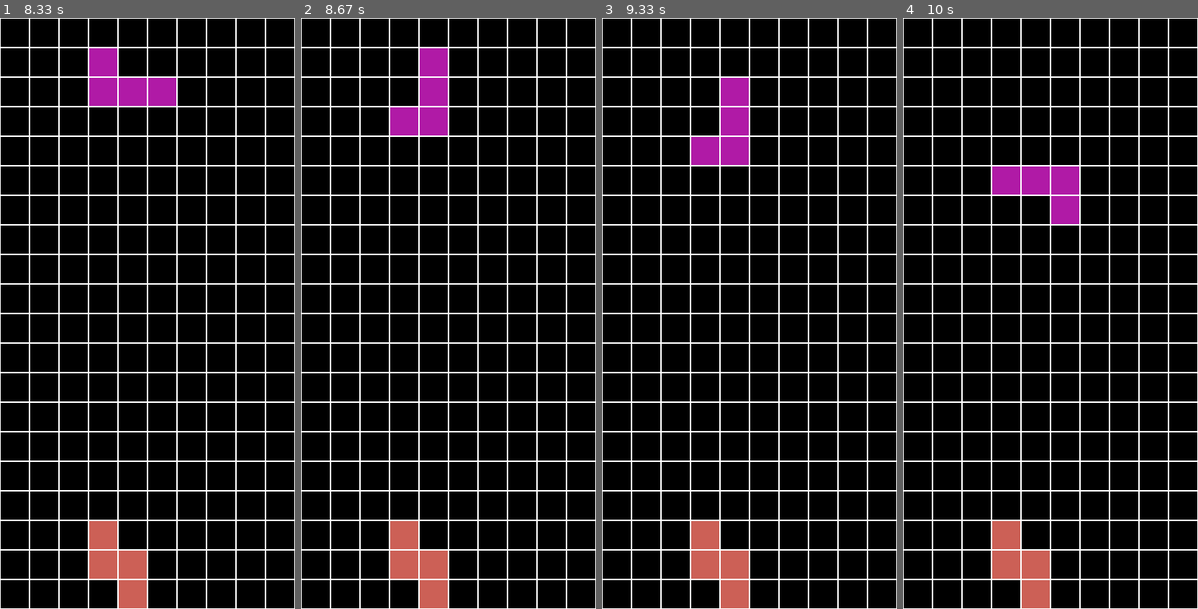
Above: before the commit, frames 1-4 (left to right).
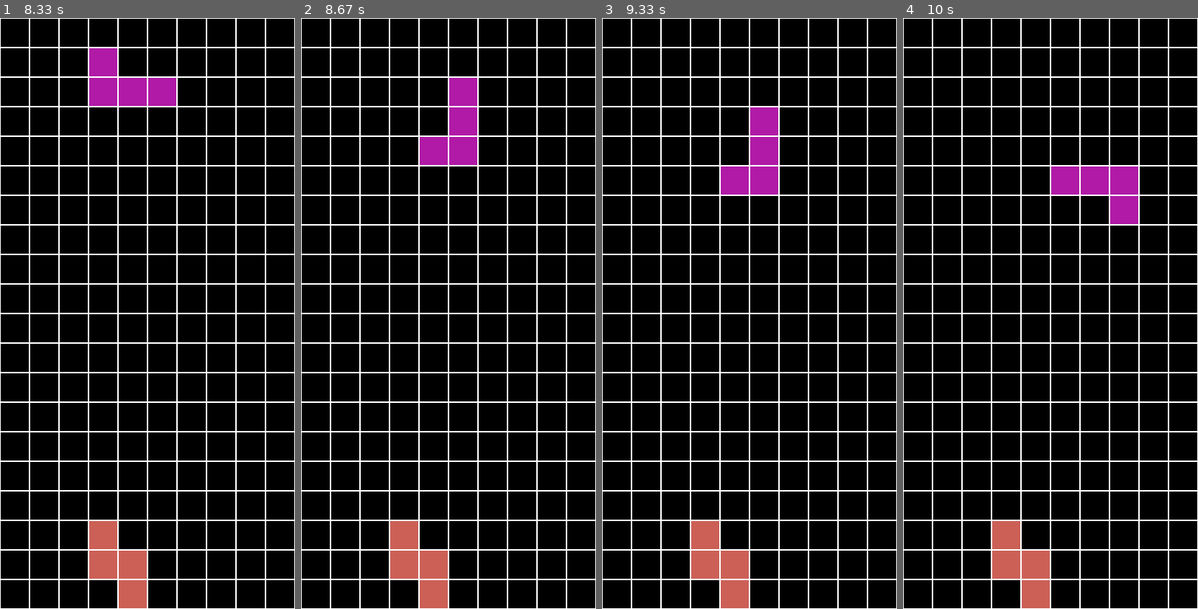
Above: after the commit, the same moments.

Repository: ozgurkumas/tetris-with-pygame
Game: pygame game, started from tetris.py
Two runs of this game, one before a commit and one after it. Both use one fixed random seed, a clock stepped at 60 frames per second and the inputs below.
Inputs:
- Up to frame 1 (8.33 s): tap Space at 0.33, 0.73, 1.23, 1.87, 2.67, 3.67, 4.77, 5.92, 7.08, 8.27 s; hold Right 0.67-1.13 s; hold Right 1.17-1.77 s; hold Left 1.8-2.57 s; hold Down 2.6-3.57 s; hold Left 3.6-4.67 s; hold Right 4.7-5.82 s; hold Down 5.85-6.98 s; hold Left 7.02-8.17 s; hold Right from 8.2 s (still down)
- Up to frame 2 (8.67 s): keep holding Right
- Up to frame 3 (9.33 s): keep holding Right
- Up to frame 4 (10 s): release Right at 9.35 s; hold Right from 9.38 s (still down); tap Space at 9.45 s

Frame 1 is identical in both runs. In frame 2, 3.6% of the frame differs, in the area x 30-60%, y 5-25%; in frame 3, 3.6%; in frame 4, 2.7%.

Commit message:
choosing rotation point for each figure

Diff:
--- a/tetris.py
+++ b/tetris.py
@@ -59,6 +59,8 @@
         self.isActive = True
         self.color_list = [(0, 0, 255), (204, 96, 86), (208, 230, 101), (176, 26, 166), (40, 155, 184)]
         self.color = random.choice(self.color_list)
+    def getId(self):
+        return 1
 
 class Figure2(Figure): #j block
     def __init__(self):
@@ -67,6 +69,8 @@
         self.isActive = True
         self.color_list = [(0, 0, 255), (204, 96, 86), (208, 230, 101), (176, 26, 166), (40, 155, 184)]
         self.color = random.choice(self.color_list)
+    def getId(self):
+        return 2
 
 class Figure3(Figure): #L block
     def __init__(self):
@@ -75,6 +79,8 @@
         self.isActive = True
         self.color_list = [(0, 0, 255), (204, 96, 86), (208, 230, 101), (176, 26, 166), (40, 155, 184)]
         self.color = random.choice(self.color_list)
+    def getId(self):
+        return 3
 
 class Figure4(Figure): #o block
     def __init__(self):
@@ -83,6 +89,8 @@
         self.isActive = True
         self.color_list = [(0, 0, 255), (204, 96, 86), (208, 230, 101), (176, 26, 166), (40, 155, 184)]
         self.color = random.choice(self.color_list)
+    def getId(self):
+        return 4
 
 class Figure5(Figure): #s block
     def __init__(self):
@@ -91,6 +99,8 @@
         self.isActive = True
         self.color_list = [(0, 0, 255), (204, 96, 86), (208, 230, 101), (176, 26, 166), (40, 155, 184)]
         self.color = random.choice(self.color_list)
+    def getId(self):
+        return 5
 
 class Figure6(Figure): #t block
     def __init__(self):
@@ -99,6 +109,8 @@
         self.isActive = True
         self.color_list = [(0, 0, 255), (204, 96, 86), (208, 230, 101), (176, 26, 166), (40, 155, 184)]
         self.color = random.choice(self.color_list)
+    def getId(self):
+        return 6
 
 class Figure7(Figure): #z block
     def __init__(self):
@@ -107,6 +119,8 @@
         self.isActive = True
         self.color_list = [(0, 0, 255), (204, 96, 86), (208, 230, 101), (176, 26, 166), (40, 155, 184)]
         self.color = random.choice(self.color_list)
+    def getId(self):
+        return 7
 
 
 def rotPerm(main_obj, others): #permission for rotating
@@ -200,29 +214,44 @@
                         if maxList(0, fig.gridList) < screen_width-grid_scale and perm(fig, others_list, 1)==True:
                             for i in range(len(fig.gridList)):
                                 fig.gridList[i][0] += grid_scale
-                            fig.rootPos = [fig.gridList[1][0], fig.gridList[1][1]]
+                            if fig.getId() == 2 or fig.getId() == 3:
+                                fig.rootPos = [fig.gridList[2][0], fig.gridList[2][1]]
+                            else:
+                                fig.rootPos = [fig.gridList[1][0], fig.gridList[1][1]]
                     elif event.key == pygame.K_LEFT:
                         if minList(0, fig.gridList) > 0 and perm(fig, others_list, 2)==True:
                             for i in range(len(fig.gridList)):
                                 fig.gridList[i][0] -= grid_scale
-                            fig.rootPos = [fig.gridList[1][0], fig.gridList[1][1]]
+                            if fig.getId() == 2 or fig.getId() == 3:
+                                fig.rootPos = [fig.gridList[2][0], fig.gridList[2][1]]
+                            else:
+                                fig.rootPos = [fig.gridList[1][0], fig.gridList[1][1]]
                     elif event.key == pygame.K_DOWN:
                         if perm(fig, others_list, 0)==True:
                             if maxList(1, fig.gridList) < screen_height-grid_scale:
                                 for i in range(len(fig.gridList)):
                                     fig.gridList[i][1] += grid_scale
-                                fig.rootPos = [fig.gridList[1][0], fig.gridList[1][1]]
+                                if fig.getId() == 2 or fig.getId() == 3:
+                                    fig.rootPos = [fig.gridList[2][0], fig.gridList[2][1]]
+                                else:
+                                    fig.rootPos = [fig.gridList[1][0], fig.gridList[1][1]]
                             else:
                                 fig.isActive = False
                     elif event.key == pygame.K_SPACE:
-                        if rotPerm(fig, others_list):
-                            fig.rotate()
+                        if fig.getId()==4:
+                            pass
+                        else:
+                            if rotPerm(fig, others_list):
+                                fig.rotate()
 
     if fig.isActive == True and perm(fig, others_list, 0)==True: # down 0, right 1, left 2
             if maxList(1, fig.gridList) < screen_height-grid_scale:
                 for i in range(len(fig.gridList)):
                     fig.gridList[i][1] += grid_scale
-                fig.rootPos = [fig.gridList[1][0], fig.gridList[1][1]]
+                if fig.getId() == 2 or fig.getId() == 3:
+                    fig.rootPos = [fig.gridList[2][0], fig.gridList[2][1]]
+                else:
+                    fig.rootPos = [fig.gridList[1][0], fig.gridList[1][1]]
             else:
                 fig.isActive = False
 
